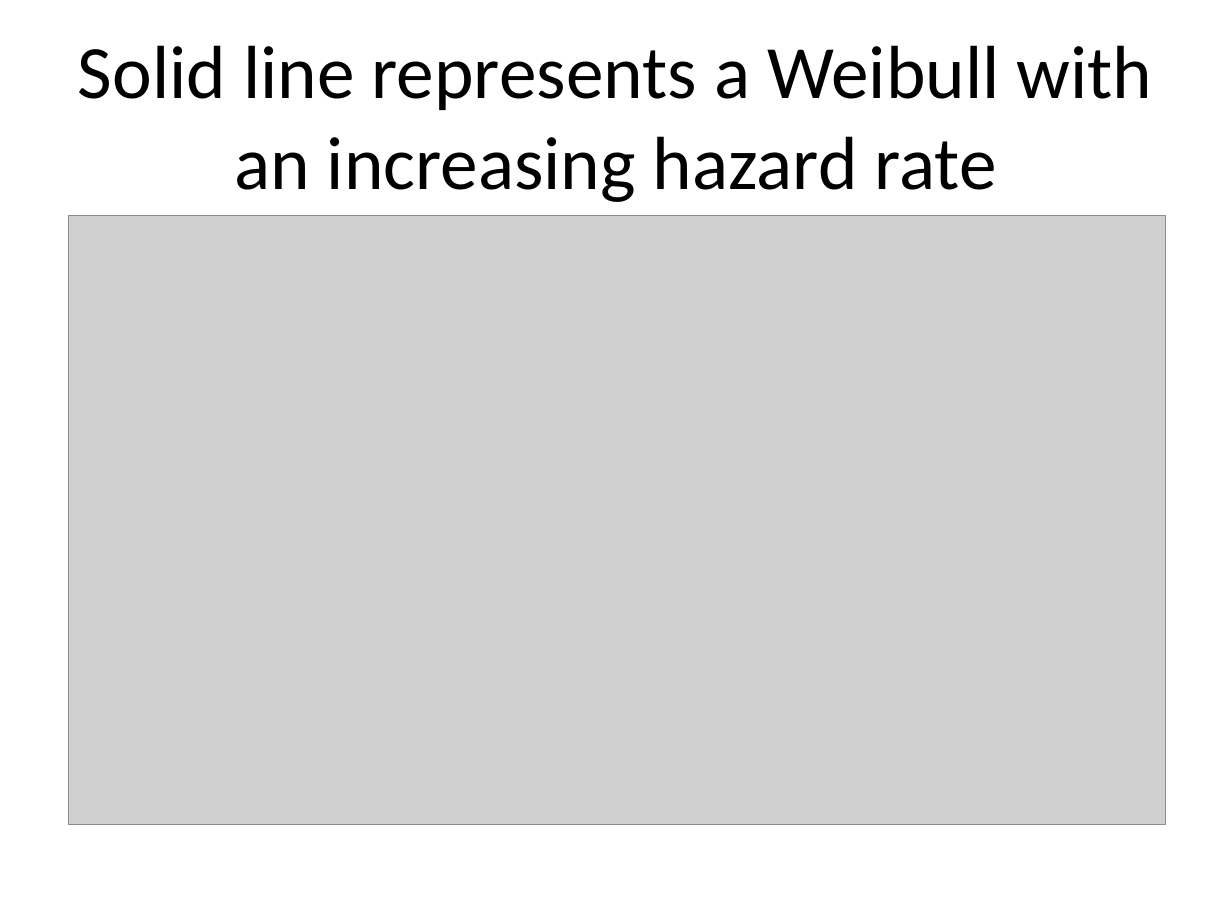
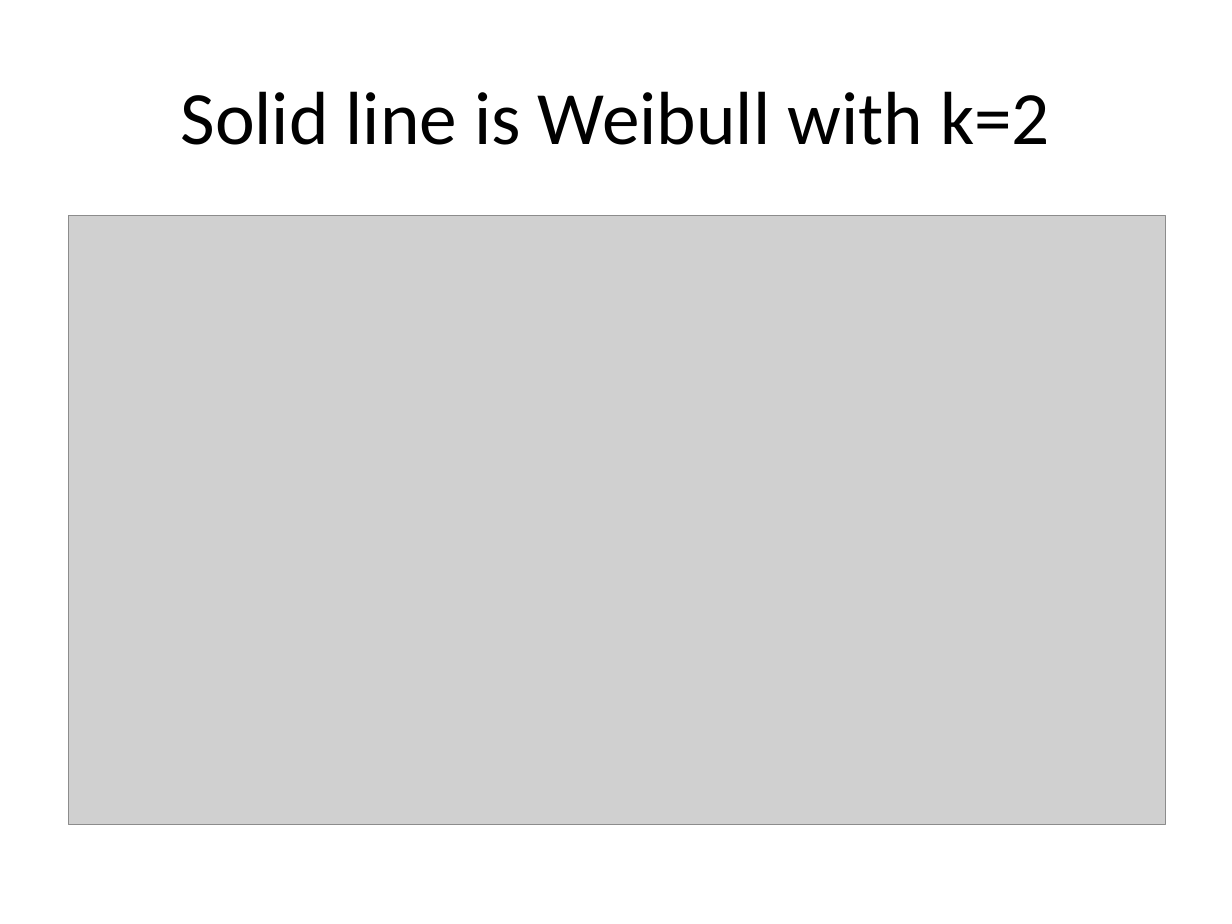
Before and after one commit to pmean/survival-lecture5, a slide deck: slide 4 of r/correction.pptx. Drawn at 1232x924 pixels with LibreOffice and Linux fonts; fonts in the diff are those of the drawing; grey boxes stand for pictures. Boxes give left, top, right and bottom in pixels: in the first picture for what was removed or moved away, otherwise in the second. Text is boxed around its words. In the diff, an @@ line names an element or a change of style, - is before the commit and + after.

```diff
--- a/r/correction.pptx
+++ b/r/correction.pptx
@@ title at [180,91,1050,145]: text changed @@
-Solid line represents a Weibull with an increasing hazard rate
+Solid line is Weibull with k=2
```
Also in this commit, not shown: 1 other slide changed, 4 slides added, 1 other file.
